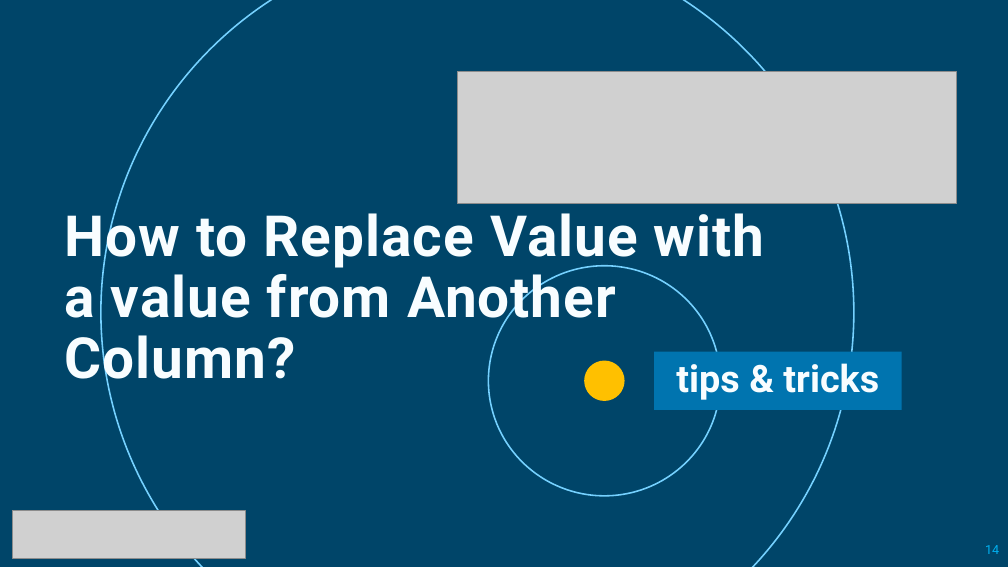
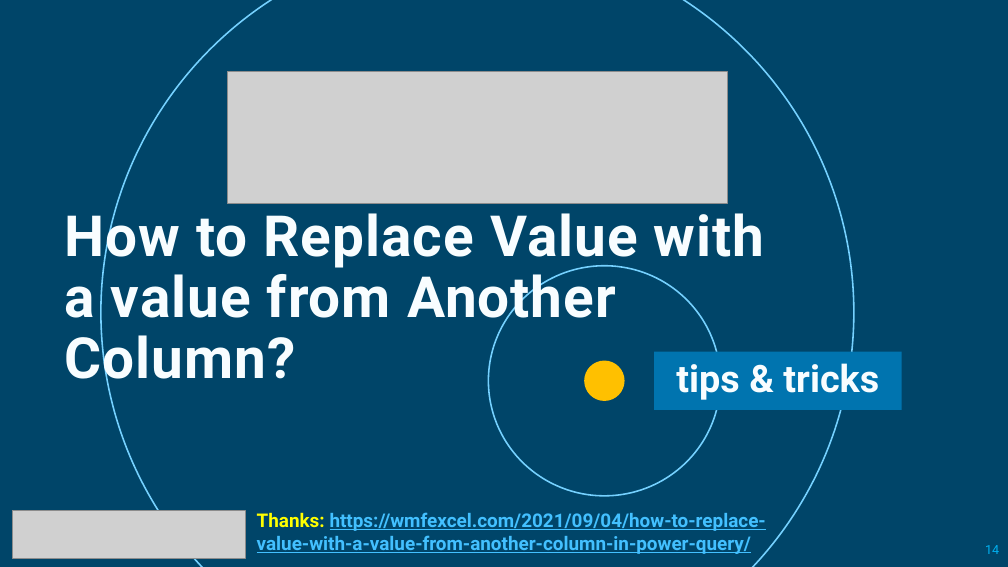
Before and after one commit to yasenstar/self_learning, a slide deck: slide 14 of tool-tips.pptx. Drawn at 1008x567 pixels with LibreOffice and Linux fonts; fonts in the diff are those of the drawing; grey boxes stand for pictures; background and template pictures are left out. Boxes give left, top, right and bottom in pixels: in the first picture for what was removed or moved away, otherwise in the second. Text is boxed around its words. In the diff, an @@ line names an element or a change of style, - is before the commit and + after.

```diff
--- a/tool-tips.pptx
+++ b/tool-tips.pptx
@@ picture: place and size @@
-picture at <box>457,72,957,203</box>
+picture at <box>228,72,727,203</box>
@@ text added at <box>257,512,766,554</box>, 18 pt, text #43C0FF, bold, underline @@
+Thanks: https://wmfexcel.com/2021/09/04/how-to-replace-value-with-a-value-from-another-column-in-power-query/
```
